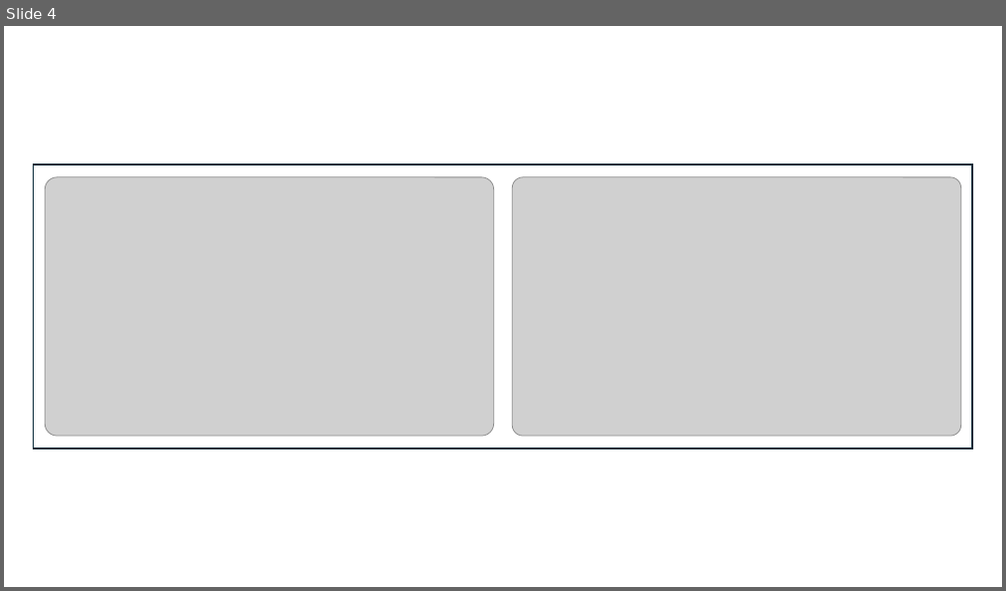
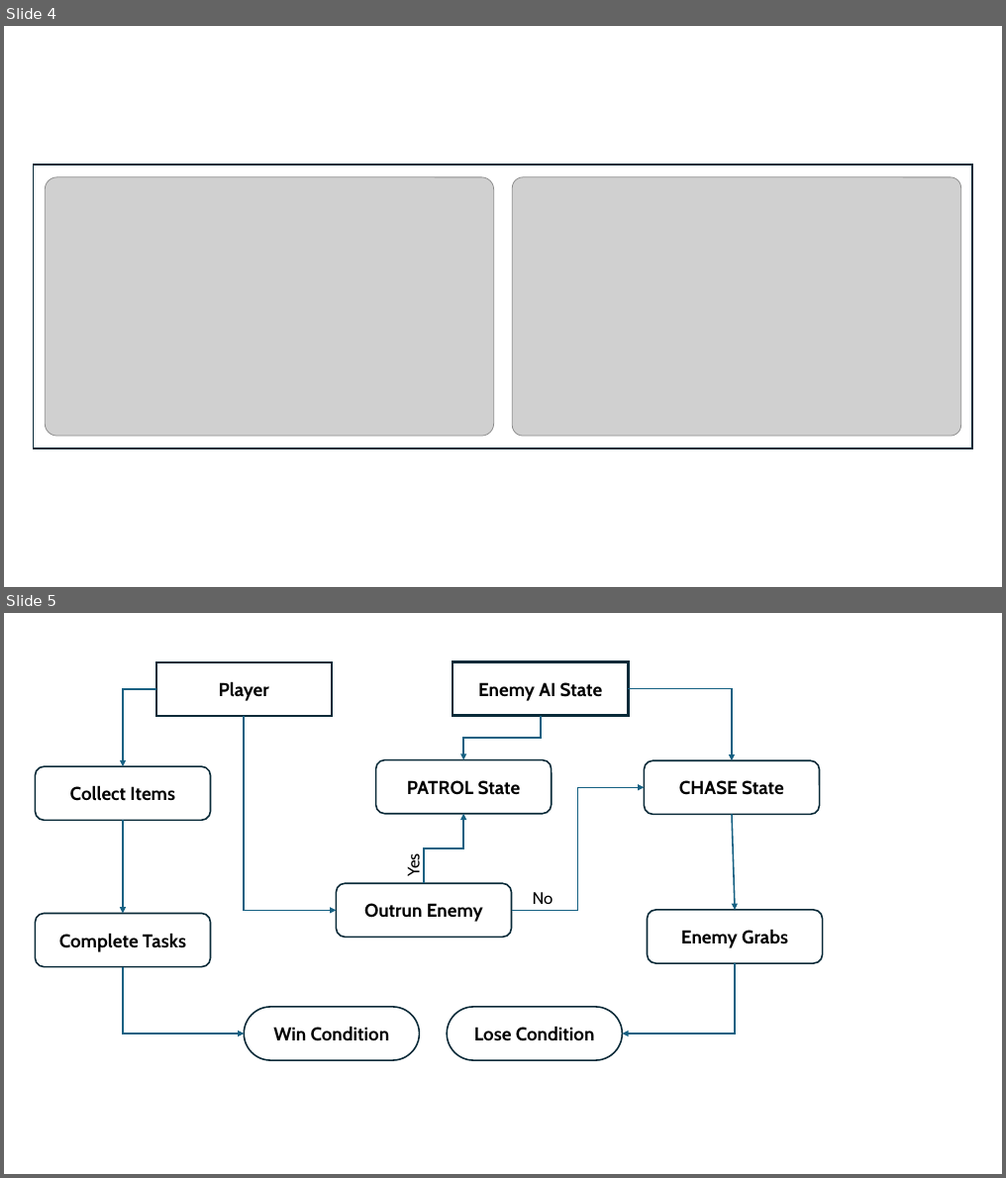
Before and after one commit to ShrutiSabbanii/VRHorror, a slide deck: SRS.pptx. Shown one above the other, each under a label of ours: slide 4 before the commit, slides 4 and 5 after it. The pictures are 1006x591 and 1006x1178 pixels, drawn with LibreOffice and Linux fonts; fonts in the diff are those of the drawing; grey boxes stand for pictures. Boxes give left, top, right and bottom in pixels: in the first picture for what was removed or moved away, otherwise in the second. Text is boxed around its words. In the diff, an @@ line names an element or a change of style, - is before the commit and + after.

```diff
--- a/SRS.pptx
+++ b/SRS.pptx
@@ slide 5 added at bbox=[4, 613, 1002, 1174], background #FFFFFF @@
@@ group added at bbox=[36, 662, 823, 1060]: 10 rounded rectangles, 8 elbow arrows, 2 arrows, 2 texts @@
+Player
+Collect Items
+Enemy Grabs
+Enemy AI State
+Win Condition
+Lose Condition
+Complete Tasks
+PATROL State
+CHASE State
+Outrun Enemy
+Yes
+No
```
Also in this commit, not shown: 1 slide changed, 1 other slide added, 4 slides removed.
